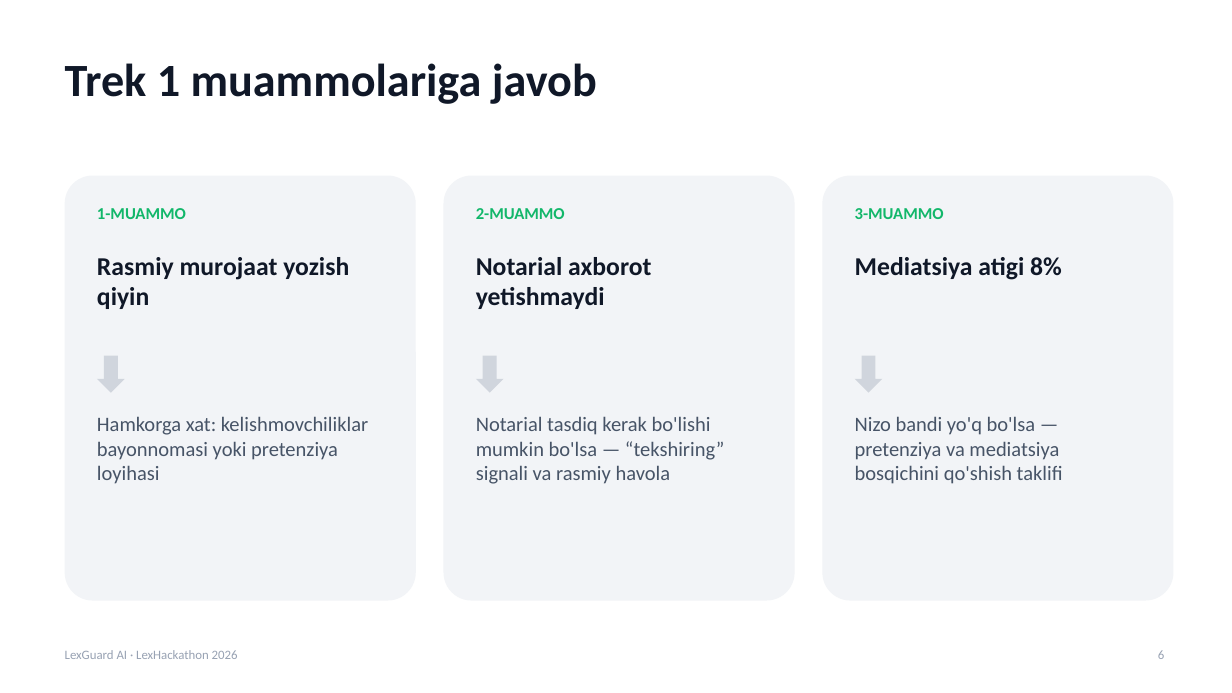
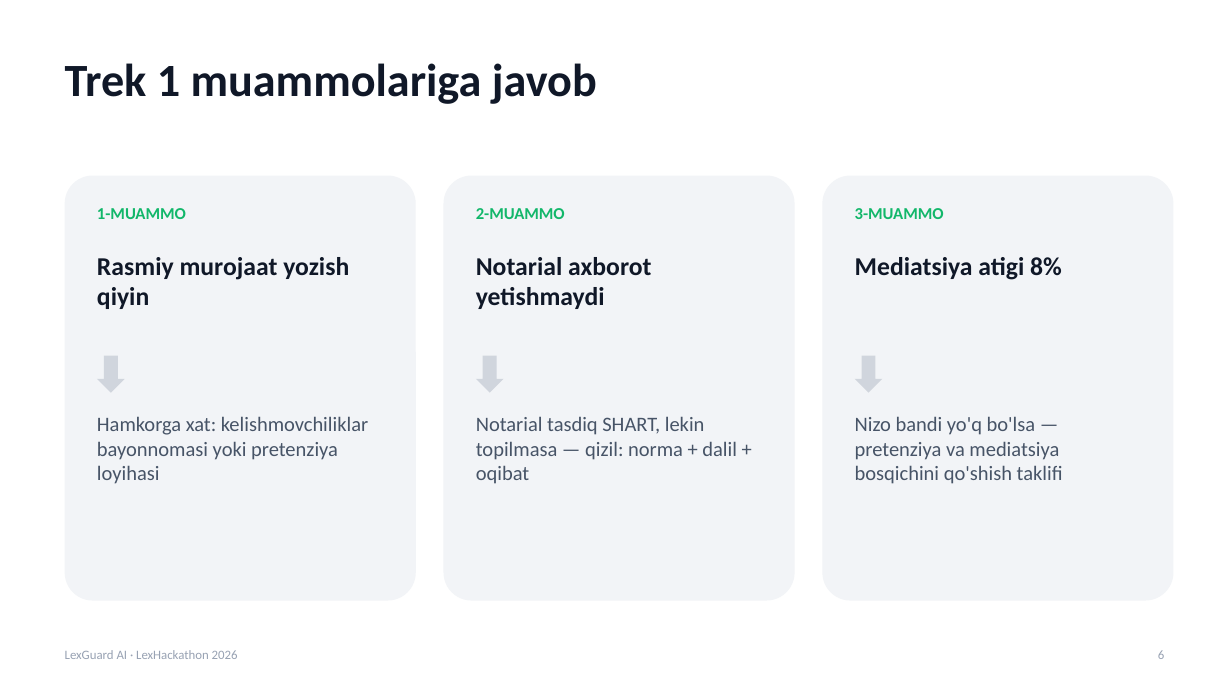
Before and after one commit to Vafoyev/LexHackaton_DNK_CODE, a slide deck: slide 6 of presentation/LexGuard-AI-Taqdimot.pptx. Drawn at 1232x693 pixels with LibreOffice and Linux fonts; fonts in the diff are those of the drawing. Boxes give left, top, right and bottom in pixels: in the first picture for what was removed or moved away, otherwise in the second. Text is boxed around its words. In the diff, an @@ line names an element or a change of style, - is before the commit and + after.

```diff
--- a/presentation/LexGuard-AI-Taqdimot.pptx
+++ b/presentation/LexGuard-AI-Taqdimot.pptx
@@ text at (476, 416, 737, 484): text changed @@
-Notarial tasdiq kerak bo'lishi mumkin bo'lsa — “tekshiring” signali va rasmiy havola
+Notarial tasdiq SHART, lekin topilmasa — qizil: norma + dalil + oqibat
```
Also in this commit, not shown: 11 other slides changed, 5 other files.
